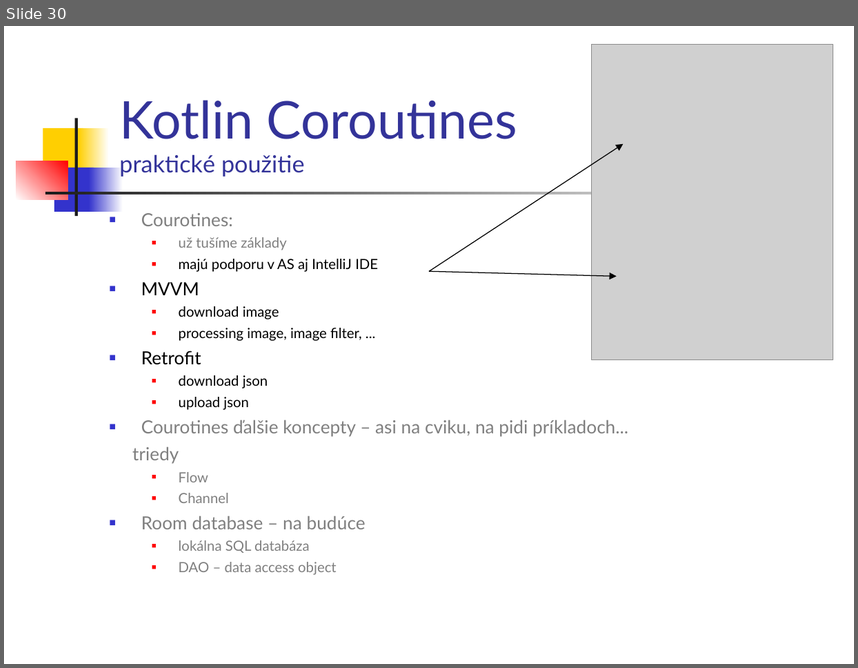
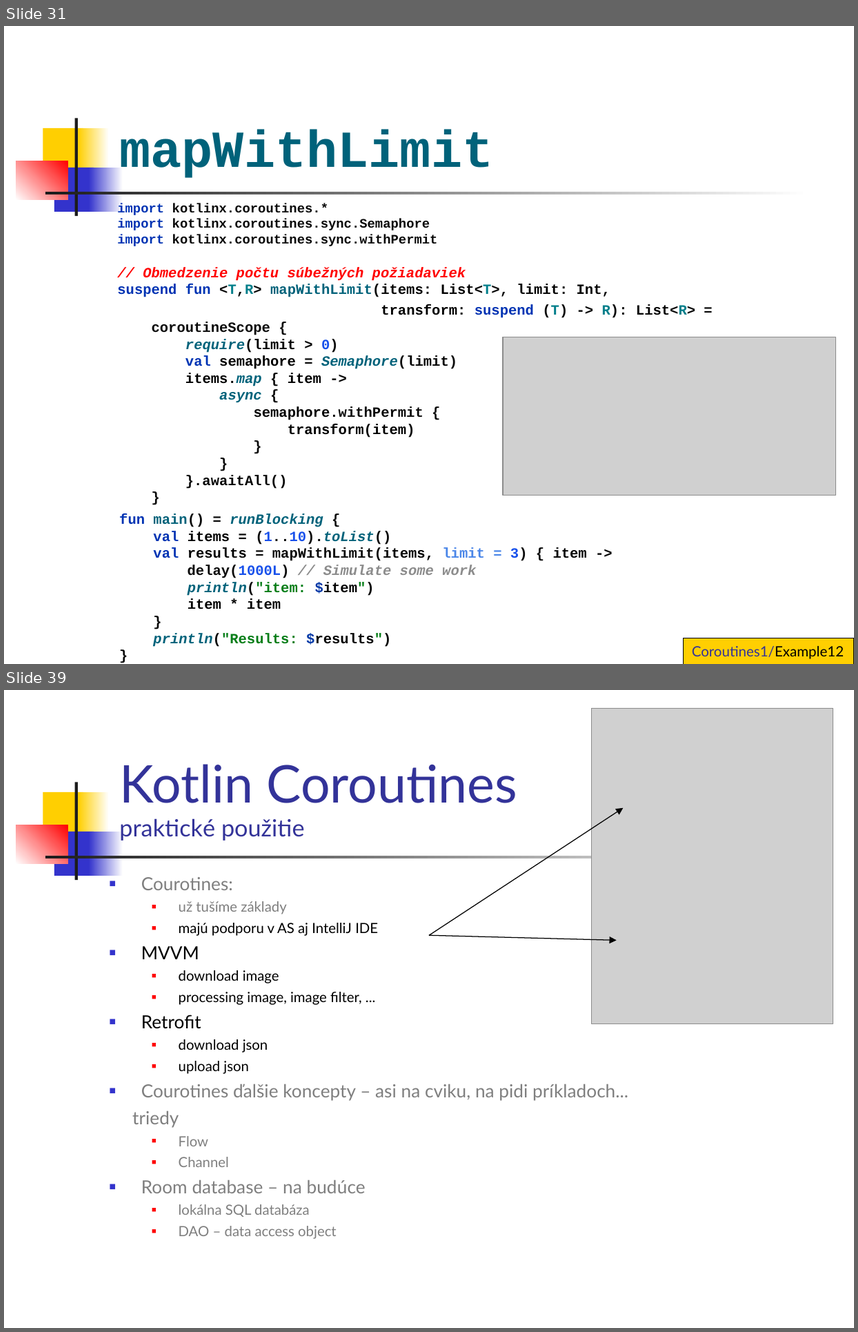
Before and after one commit to vmandro/Prednasky, a slide deck: 10/10_Android.ppt. Shown one above the other, each under a label of ours: slide 30 before the commit, slides 31 and 39 after it; the slides between them are not shown. The pictures are 858x668 and 858x1332 pixels, drawn with LibreOffice and Linux fonts; fonts in the diff are those of the drawing; grey boxes stand for pictures. Boxes give left, top, right and bottom in pixels: in the first picture for what was removed or moved away, otherwise in the second. Text is boxed around its words. In the diff, an @@ line names an element or a change of style, - is before the commit and + after.

```diff
--- a/10/10_Android.ppt
+++ b/10/10_Android.ppt
@@ slide 31 added at <box>4,26,854,664</box>, background #FFFFFF; not listed: 7 template elements that a slide beside it also shows @@
@@ title added at <box>119,129,493,178</box>, 44 pt, text #00627A, bold @@
+mapWithLimit
@@ text added at <box>117,203,695,488</box>, 12 pt, text #080808, bold @@
+import kotlinx.coroutines.*
+import kotlinx.coroutines.sync.Semaphore
+import kotlinx.coroutines.sync.withPermit
+// Obmedzenie počtu súbežných požiadaviek
+suspend fun <T,R> mapWithLimit(items: List<T>, limit: Int,
+transform: suspend (T) -> R): List<R> =
+coroutineScope {
+require(limit > 0)
+val semaphore = Semaphore(limit)
+items.map { item ->
+async {
+semaphore.withPermit {
+transform(item)
+}
+}
+}.awaitAll()
+}
@@ picture added at <box>503,336,835,495</box> @@
@@ text added at <box>119,514,587,646</box>, 12 pt, text #080808, bold @@
+fun main() = runBlocking {
+val items = (1..10).toList()
+val results = mapWithLimit(items, limit = 3) { item ->
+delay(1000L) // Simulate some work
+println("item: $item")
+item * item
+}
+println("Results: $results")
+}
@@ rectangle added at <box>683,638,854,664</box>, fill #FFCF01, outline #000000 0.74 pt, 12 pt, text #333399 @@
+Coroutines1/Example12
@@ what was slide 30 is now slide 39 @@
```
Also in this commit, not shown: 8 slides changed, 9 other slides added, 4 other files.
